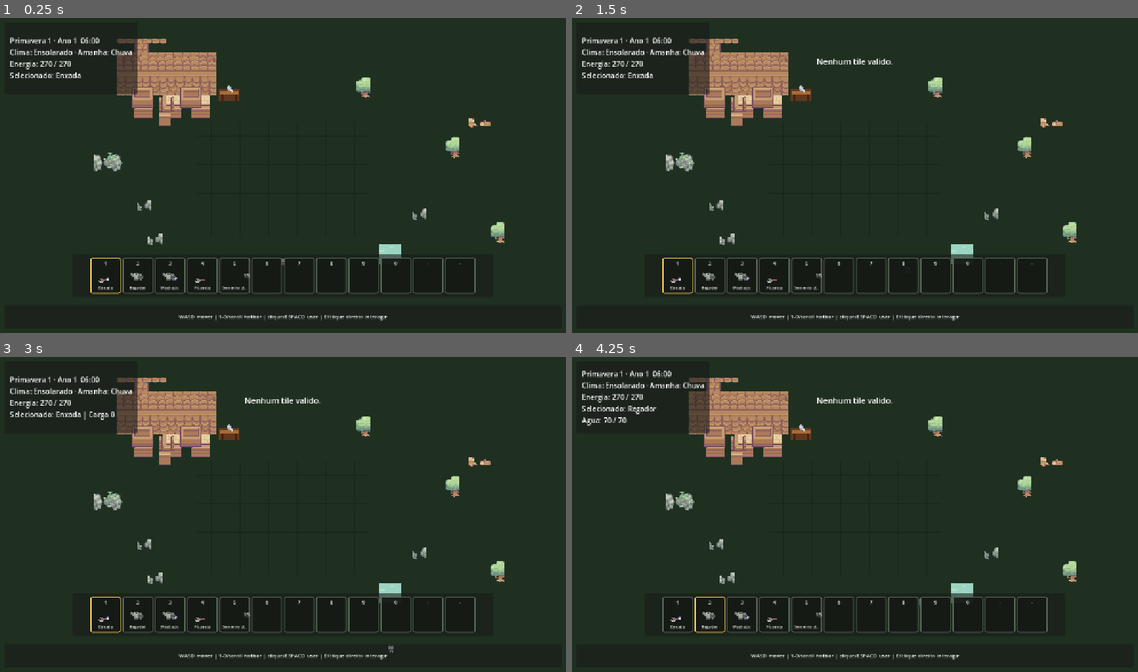
Above: before the commit, frames 1-4 (two rows, left to right).
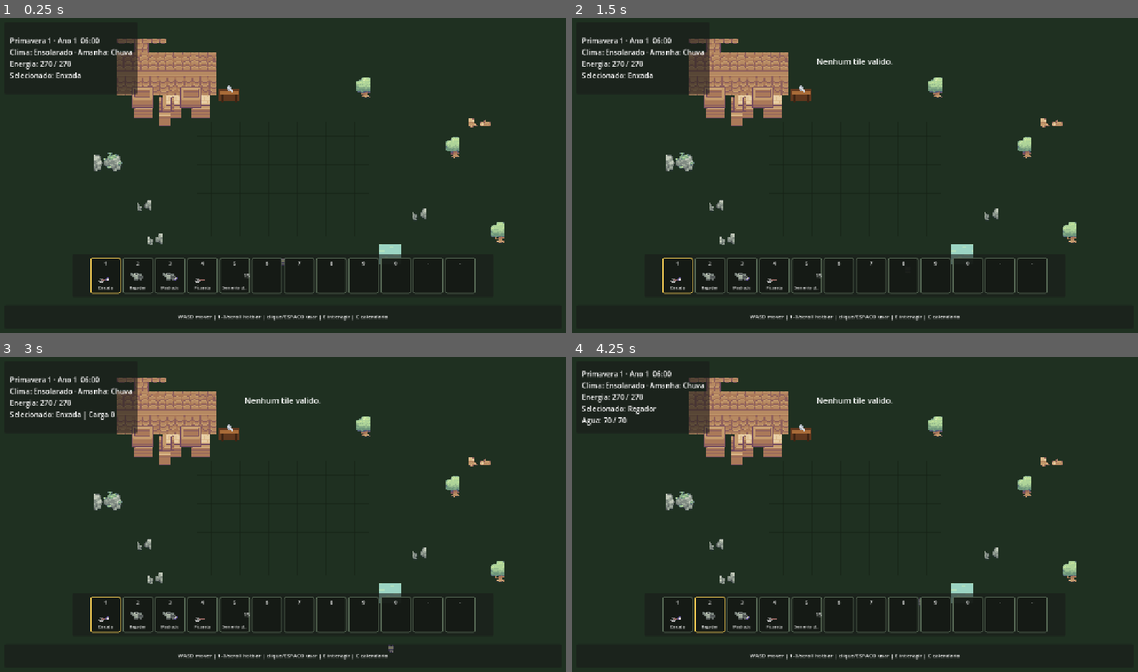
Above: after the commit, the same moments.

Repository: HelioConde/GameSlime
Game: Godot game, scene res://scenes/world/main.tscn
Two runs of this game, one before a commit and one after it. Both use one fixed random seed, a clock stepped at 60 frames per second and the inputs below.
Inputs (mouse positions are in pixels of both pictures, inside the frame that each line leads up to):
- Up to frame 1 (0.25 s): no input
- Up to frame 2 (1.5 s): tap Enter at 0.5 s; move the mouse to (979, 159) at 0.52 s; hold D 0.53-1.28 s; tap C at 0.6, 1.35 s; click (979, 159) at 0.67 s; tap Space at 0.77, 1.25 s; move the mouse to (741, 191) at 1.27 s; hold S from 1.28 s (still down)
- Up to frame 3 (3 s): tap Space at 1.52 s; move the mouse to (339, 445) at 2.02 s; release S at 2.03 s; hold D 2.03-2.78 s; tap E at 2.1 s; tap C at 2.3 s; move the mouse to (254, 577) at 2.77 s; hold W from 2.78 s (still down); tap 1 at 2.85 s; click (254, 577) at 2.92 s
- Up to frame 4 (4.25 s): tap Space at 3.02, 3.77 s; tap C at 3.05, 3.8 s; tap Enter at 3.5 s; move the mouse to (1024, 561) at 3.52 s; release W at 3.53 s; hold A from 3.53 s (still down); tap 2 at 3.6 s

The runs differ from the first frame. In frame 1, 0.3% of the frame differs, in the area x 31-69%, y 94-97%; in frame 2, 0.3%; in frame 3, 0.3%; in frame 4, 0.3%.
Error after the commit: Invalid assignment of property or key 'visible' with value of type 'bool' on a base object of type 'null instance'. (res://scripts/ui/game_hud.gd:25)

Commit message:
feat: add calendar event HUD and panel

Diff:
--- a/scripts/ui/game_hud.gd
+++ b/scripts/ui/game_hud.gd
@@ -7,6 +7,9 @@
 @onready var hotbar_container: HBoxContainer = $HotbarPanel/Margin/Hotbar
 @onready var help_label: Label = $HelpPanel/Margin/Help
 @onready var feedback_label: Label = $Feedback
+@onready var calendar_panel: PanelContainer = $CalendarPanel
+@onready var calendar_title: Label = $CalendarPanel/Margin/Content/Title
+@onready var calendar_body: Label = $CalendarPanel/Margin/Content/Body
 
 var player: PlayerController
 var _feedback_time_left: float = 0.0
@@ -18,7 +21,14 @@
 
 func _ready() -> void:
 	call_deferred("_bind_player")
-	help_label.text = "WASD mover | 1-0/scroll hotbar | clique/ESPACO usar | E/clique direito interagir"
+	help_label.text = "WASD mover | 1-0/scroll hotbar | clique/ESPACO usar | E interagir | C calendario"
+	calendar_panel.visible = false
+
+func _unhandled_input(event: InputEvent) -> void:
+	if event is InputEventKey and event.pressed and not event.echo:
+		if event.physical_keycode == KEY_C:
+			_toggle_calendar()
+			get_viewport().set_input_as_handled()
 
 func _process(delta: float) -> void:
 	if player == null:
@@ -116,6 +126,11 @@
 	if player.tools.is_charging:
 		charge_text = " | Carga %d" % player.tools.charge_stage
 
+	var event_text := ""
+	var current_event := CalendarEvents.get_current_event_name()
+	if not current_event.is_empty():
+		event_text = "\nEvento: %s" % current_event
+
 	var water_text := ""
 	var selected := player.inventory.get_selected_stack()
 	if selected != null and not selected.is_empty():
@@ -125,11 +140,12 @@
 				player.tools.get_water_capacity(),
 			]
 
-	status_label.text = "%s  %s\nClima: %s · Amanha: %s\nEnergia: %.0f / %.0f\nSelecionado: %s%s%s" % [
+	status_label.text = "%s  %s\nClima: %s · Amanha: %s%s\nEnergia: %.0f / %.0f\nSelecionado: %s%s%s" % [
 		GameClock.get_date_text(),
 		GameClock.get_time_text(),
 		WeatherManager.get_weather_name(),
 		WeatherManager.get_tomorrow_weather_name(),
+		event_text,
 		player.energy.current_energy,
 		player.energy.maximum_energy,
 		player.get_selected_item_name(),
@@ -200,3 +216,40 @@
 func _show_feedback(text: String) -> void:
 	feedback_label.text = text
 	_feedback_time_left = 2.2
+
+func _toggle_calendar() -> void:
+	calendar_panel.visible = not calendar_panel.visible
+	if calendar_panel.visible:
+		_refresh_calendar_panel()
+
+func _refresh_calendar_panel() -> void:
+	calendar_title.text = "%s · Ano %d" % [
+		GameClock.get_season_name(),
+		GameClock.year,
+	]
+
+	var lines: Array[String] = []
+	lines.append("SEG  TER  QUA  QUI  SEX  SAB  DOM")
+
+	for week in range(4):
+		var cells: Array[String] = []
+		for weekday in range(7):
+			var day := week * 7 + weekday + 1
+			var marker := "*" if day == GameClock.day_of_season else " "
+			var event := CalendarEvents.get_event(GameClock.season_index, day)
+			var event_marker := "!" if not event.is_empty() else " "
+			cells.append("%s%02d%s" % [marker, day, event_marker])
+		lines.append("  ".join(cells))
+
+	lines.append("")
+	lines.append("* hoje   ! evento")
+	lines.append("")
+
+	var events := CalendarEvents.get_events_for_season(GameClock.season_index)
+	for event in events:
+		lines.append("Dia %02d · %s" % [
+			int(event.get("day", 0)),
+			str(event.get("name", "")),
+		])
+
+	calendar_body.text = "\n".join(lines)
